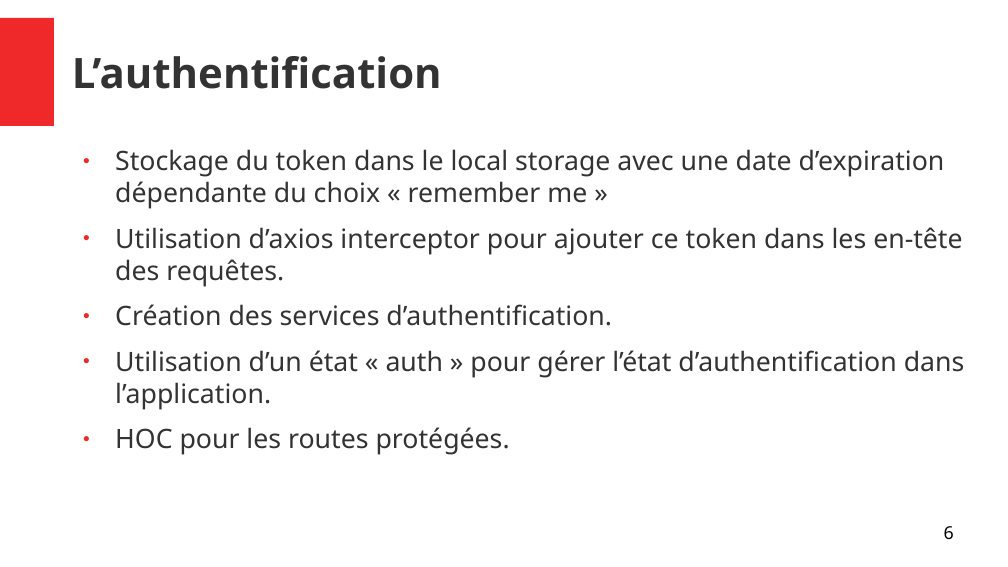
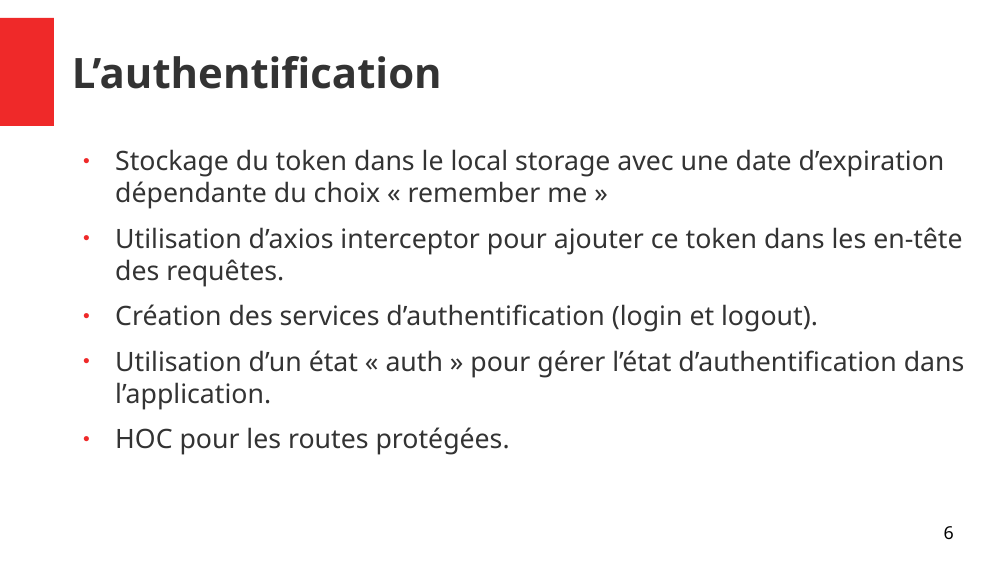
Before and after one commit to joskapotin/joskapotin_13_01042022, a slide deck: slide 6 of OC/SOUTENANCE/presentationProjet13.odp. Drawn at 1008x567 pixels with LibreOffice and Linux fonts; fonts in the diff are those of the drawing. Boxes give left, top, right and bottom in pixels: in the first picture for what was removed or moved away, otherwise in the second. Text is boxed around its words. In the diff, an @@ line names an element or a change of style, - is before the commit and + after.

```diff
--- a/OC/SOUTENANCE/presentationProjet13.odp
+++ b/OC/SOUTENANCE/presentationProjet13.odp
@@ text at (x1=115, y1=304, x2=818, y2=332): text changed @@
-● Création des services d’authentification.
+● Création des services d’authentification (login et logout).
```
Also in this commit, not shown: 3 other slides changed, 1 other file.
